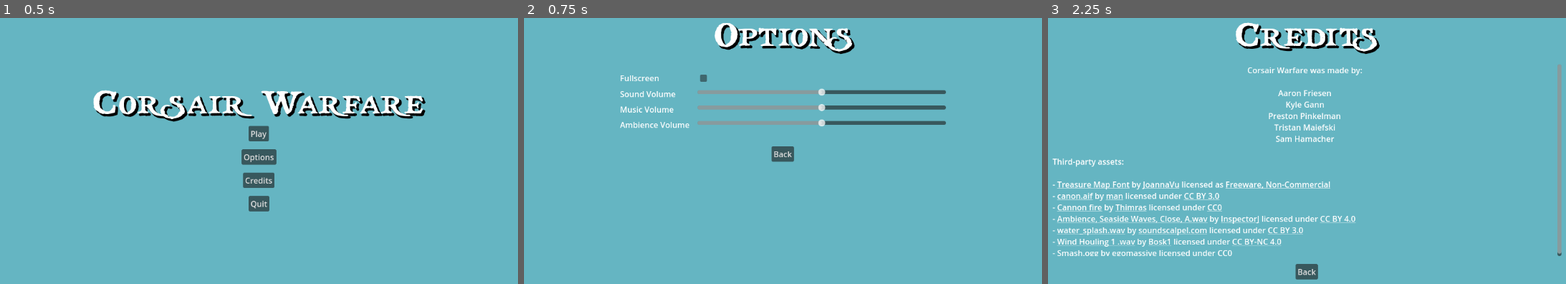
Above: before the commit, frames 1-3 (left to right).
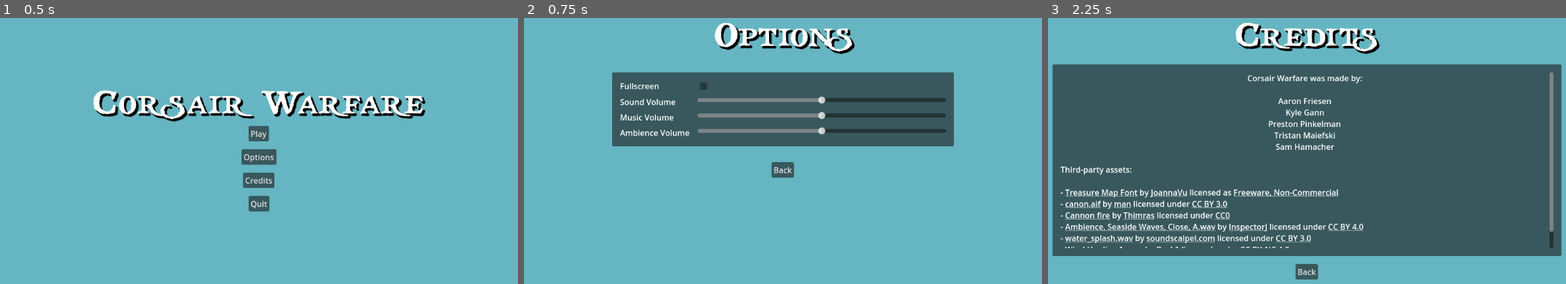
Above: after the commit, the same moments.

Repository: friedev/corsair-warfare
Game: Godot game, scene res://scenes/main.tscn
Two runs of this game, one before a commit and one after it. Both use one fixed random seed, a clock stepped at 60 frames per second and the inputs below. Sound files missing from this copy of the repository are replaced by a short silence.
Inputs:
- Up to frame 1 (0.5 s): no input
- Up to frame 2 (0.75 s): click "Options" at 0.5 s
- Up to frame 3 (2.25 s): click "Back" at 1.25 s; click "Credits" at 2 s

Frame 1 is identical in both runs. In frame 2, 18% of the frame differs, in the area x 17-83%, y 20-61%; in frame 3, 71%, in the area x 0-100%, y 17-90%.

Commit message:
Add panels behind menus

Diff:
--- a/scenes/menus/credits_menu.tscn
+++ b/scenes/menus/credits_menu.tscn
@@ -25,11 +25,22 @@
 text = "Credits"
 horizontal_alignment = 1
 
-[node name="ScrollContainer" type="ScrollContainer" parent="VBoxContainer"]
+[node name="PanelContainer" type="PanelContainer" parent="VBoxContainer"]
 layout_mode = 2
 size_flags_vertical = 3
 
-[node name="RichTextLabel" type="RichTextLabel" parent="VBoxContainer/ScrollContainer"]
+[node name="MarginContainer" type="MarginContainer" parent="VBoxContainer/PanelContainer"]
+layout_mode = 2
+theme_override_constants/margin_left = 16
+theme_override_constants/margin_top = 16
+theme_override_constants/margin_right = 16
+theme_override_constants/margin_bottom = 16
+
+[node name="ScrollContainer" type="ScrollContainer" parent="VBoxContainer/PanelContainer/MarginContainer"]
+layout_mode = 2
+size_flags_vertical = 3
+
+[node name="RichTextLabel" type="RichTextLabel" parent="VBoxContainer/PanelContainer/MarginContainer/ScrollContainer"]
 layout_mode = 2
 size_flags_horizontal = 3
 size_flags_vertical = 3
--- a/scenes/menus/customization_menu.tscn
+++ b/scenes/menus/customization_menu.tscn
@@ -1,7 +1,8 @@
-[gd_scene load_steps=3 format=3 uid="uid://by0ui2gqs1ir7"]
+[gd_scene load_steps=4 format=3 uid="uid://by0ui2gqs1ir7"]
 
 [ext_resource type="Script" path="res://scripts/menus/customization_menu.gd" id="1_i366w"]
 [ext_resource type="PackedScene" uid="uid://1gtcrev6yrg4" path="res://scenes/menus/customization_section.tscn" id="1_owfwi"]
+[ext_resource type="Theme" uid="uid://bo14ja623frqf" path="res://title_theme.tres" id="2_t00gu"]
 
 [node name="CustomizationMenu" type="MarginContainer"]
 anchors_preset = 15
@@ -19,35 +20,63 @@
 layout_mode = 2
 alignment = 1
 
+[node name="Label" type="Label" parent="VBoxContainer"]
+layout_mode = 2
+theme = ExtResource("2_t00gu")
+text = "Customize"
+horizontal_alignment = 1
+
 [node name="HBoxContainer" type="HBoxContainer" parent="VBoxContainer"]
 layout_mode = 2
 theme_override_constants/separation = 64
 
-[node name="VBoxContainer" type="VBoxContainer" parent="VBoxContainer/HBoxContainer"]
+[node name="PanelContainer" type="PanelContainer" parent="VBoxContainer/HBoxContainer"]
 layout_mode = 2
 size_flags_horizontal = 3
 
-[node name="PlayerLabel" type="Label" parent="VBoxContainer/HBoxContainer/VBoxContainer"]
+[node name="MarginContainer" type="MarginContainer" parent="VBoxContainer/HBoxContainer/PanelContainer"]
+layout_mode = 2
+theme_override_constants/margin_left = 16
+theme_override_constants/margin_top = 16
+theme_override_constants/margin_right = 16
+theme_override_constants/margin_bottom = 16
+
+[node name="VBoxContainer" type="VBoxContainer" parent="VBoxContainer/HBoxContainer/PanelContainer/MarginContainer"]
+layout_mode = 2
+size_flags_horizontal = 3
+
+[node name="PlayerLabel" type="Label" parent="VBoxContainer/HBoxContainer/PanelContainer/MarginContainer/VBoxContainer"]
 layout_mode = 2
 text = "Player 1"
 horizontal_alignment = 1
 
-[node name="CustomizationSection1" parent="VBoxContainer/HBoxContainer/VBoxContainer" instance=ExtResource("1_owfwi")]
+[node name="CustomizationSection1" parent="VBoxContainer/HBoxContainer/PanelContainer/MarginContainer/VBoxContainer" instance=ExtResource("1_owfwi")]
 unique_name_in_owner = true
 layout_mode = 2
 
-[node name="VBoxContainer2" type="VBoxContainer" parent="VBoxContainer/HBoxContainer"]
+[node name="PanelContainer2" type="PanelContainer" parent="VBoxContainer/HBoxContainer"]
 layout_mode = 2
 size_flags_horizontal = 3
 
-[node name="PlayerLabel" type="Label" parent="VBoxContainer/HBoxContainer/VBoxContainer2"]
+[node name="MarginContainer" type="MarginContainer" parent="VBoxContainer/HBoxContainer/PanelContainer2"]
+layout_mode = 2
+theme_override_constants/margin_left = 16
+theme_override_constants/margin_top = 16
+theme_override_constants/margin_right = 16
+theme_override_constants/margin_bottom = 16
+
+[node name="VBoxContainer2" type="VBoxContainer" parent="VBoxContainer/HBoxContainer/PanelContainer2/MarginContainer"]
+layout_mode = 2
+size_flags_horizontal = 3
+
+[node name="PlayerLabel" type="Label" parent="VBoxContainer/HBoxContainer/PanelContainer2/MarginContainer/VBoxContainer2"]
 layout_mode = 2
 text = "Player 2"
 horizontal_alignment = 1
 
-[node name="CustomizationSection2" parent="VBoxContainer/HBoxContainer/VBoxContainer2" instance=ExtResource("1_owfwi")]
+[node name="CustomizationSection2" parent="VBoxContainer/HBoxContainer/PanelContainer2/MarginContainer/VBoxContainer2" instance=ExtResource("1_owfwi")]
 unique_name_in_owner = true
 layout_mode = 2
 
-[connection signal="player_ready" from="VBoxContainer/HBoxContainer/VBoxContainer/CustomizationSection1" to="." method="_on_customization_section_1_player_ready"]
-[connection signal="player_ready" from="VBoxContainer/HBoxContainer/VBoxContainer2/CustomizationSection2" to="." method="_on_customization_section_2_player_ready"]
+[connection signal="player_ready" from="VBoxContainer/HBoxContainer/PanelContainer/MarginContainer/VBoxContainer/CustomizationSection1" to="." method="_on_customization_section_1_player_ready"]
+[connection signal="player_ready" from="VBoxContainer/HBoxContainer/PanelContainer2/MarginContainer/VBoxContainer2/CustomizationSection2" to="." method="_on_customization_section_2_player_ready"]
--- a/scenes/menus/main_menu.tscn
+++ b/scenes/menus/main_menu.tscn
@@ -25,32 +25,32 @@
 text = "Corsair Warfare"
 horizontal_alignment = 1
 
-[node name="HBoxContainer" type="VBoxContainer" parent="VBoxContainer"]
+[node name="VBoxContainer" type="VBoxContainer" parent="VBoxContainer"]
 layout_mode = 2
 theme_override_constants/separation = 16
 alignment = 1
 
-[node name="PlayButton" type="Button" parent="VBoxContainer/HBoxContainer"]
+[node name="PlayButton" type="Button" parent="VBoxContainer/VBoxContainer"]
 layout_mode = 2
 size_flags_horizontal = 4
 text = "Play"
 
-[node name="OptionsButton" type="Button" parent="VBoxContainer/HBoxContainer"]
+[node name="OptionsButton" type="Button" parent="VBoxContainer/VBoxContainer"]
 layout_mode = 2
 size_flags_horizontal = 4
 text = "Options"
 
-[node name="CreditsButton" type="Button" parent="VBoxContainer/HBoxContainer"]
+[node name="CreditsButton" type="Button" parent="VBoxContainer/VBoxContainer"]
 layout_mode = 2
 size_flags_horizontal = 4
 text = "Credits"
 
-[node name="QuitButton" type="Button" parent="VBoxContainer/HBoxContainer"]
+[node name="QuitButton" type="Button" parent="VBoxContainer/VBoxContainer"]
 layout_mode = 2
 size_flags_horizontal = 4
 text = "Quit"
 
-[connection signal="pressed" from="VBoxContainer/HBoxContainer/PlayButton" to="." method="_on_play_button_pressed"]
-[connection signal="pressed" from="VBoxContainer/HBoxContainer/OptionsButton" to="." method="_on_options_button_pressed"]
-[connection signal="pressed" from="VBoxContainer/HBoxContainer/CreditsButton" to="." method="_on_credits_button_pressed"]
-[connection signal="pressed" from="VBoxContainer/HBoxContainer/QuitButton" to="." method="_on_quit_button_pressed"]
+[connection signal="pressed" from="VBoxContainer/VBoxContainer/PlayButton" to="." method="_on_play_button_pressed"]
+[connection signal="pressed" from="VBoxContainer/VBoxContainer/OptionsButton" to="." method="_on_options_button_pressed"]
+[connection signal="pressed" from="VBoxContainer/VBoxContainer/CreditsButton" to="." method="_on_credits_button_pressed"]
+[connection signal="pressed" from="VBoxContainer/VBoxContainer/QuitButton" to="." method="_on_quit_button_pressed"]
--- a/scenes/menus/options_menu.tscn
+++ b/scenes/menus/options_menu.tscn
@@ -25,47 +25,61 @@
 text = "Options"
 horizontal_alignment = 1
 
-[node name="GridContainer" type="GridContainer" parent="VBoxContainer"]
+[node name="PanelContainer" type="PanelContainer" parent="VBoxContainer"]
+layout_mode = 2
+size_flags_horizontal = 4
+
+[node name="MarginContainer" type="MarginContainer" parent="VBoxContainer/PanelContainer"]
+layout_mode = 2
+theme_override_constants/margin_left = 16
+theme_override_constants/margin_top = 16
+theme_override_constants/margin_right = 16
+theme_override_constants/margin_bottom = 16
+
+[node name="VBoxContainer" type="VBoxContainer" parent="VBoxContainer/PanelContainer/MarginContainer"]
+layout_mode = 2
+
+[node name="GridContainer" type="GridContainer" parent="VBoxContainer/PanelContainer/MarginContainer/VBoxContainer"]
 layout_mode = 2
 size_flags_horizontal = 4
 theme_override_constants/h_separation = 16
 theme_override_constants/v_separation = 8
 columns = 2
 
-[node name="FullscreenLabel" type="Label" parent="VBoxContainer/GridContainer"]
+[node name="FullscreenLabel" type="Label" parent="VBoxContainer/PanelContainer/MarginContainer/VBoxContainer/GridContainer"]
 layout_mode = 2
 text = "Fullscreen"
 
-[node name="FullscreenCheckBox" type="CheckBox" parent="VBoxContainer/GridContainer"]
+[node name="FullscreenCheckBox" type="CheckBox" parent="VBoxContainer/PanelContainer/MarginContainer/VBoxContainer/GridContainer"]
 layout_mode = 2
 
-[node name="SoundLabel" type="Label" parent="VBoxContainer/GridContainer"]
+[node name="SoundLabel" type="Label" parent="VBoxContainer/PanelContainer/MarginContainer/VBoxContainer/GridContainer"]
 layout_mode = 2
 text = "Sound Volume"
 
-[node name="SoundSlider" type="HSlider" parent="VBoxContainer/GridContainer"]
+[node name="SoundSlider" type="HSlider" parent="VBoxContainer/PanelContainer/MarginContainer/VBoxContainer/GridContainer"]
 custom_minimum_size = Vector2(500, 0)
 layout_mode = 2
 size_flags_horizontal = 3
 max_value = 10.0
 value = 5.0
 
-[node name="MusicLabel" type="Label" parent="VBoxContainer/GridContainer"]
+[node name="MusicLabel" type="Label" parent="VBoxContainer/PanelContainer/MarginContainer/VBoxContainer/GridContainer"]
 layout_mode = 2
 text = "Music Volume"
 
-[node name="MusicSlider" type="HSlider" parent="VBoxContainer/GridContainer"]
+[node name="MusicSlider" type="HSlider" parent="VBoxContainer/PanelContainer/MarginContainer/VBoxContainer/GridContainer"]
 custom_minimum_size = Vector2(500, 0)
 layout_mode = 2
 size_flags_horizontal = 3
 max_value = 10.0
 value = 5.0
 
-[node name="AmbienceLabel" type="Label" parent="VBoxContainer/GridContainer"]
+[node name="AmbienceLabel" type="Label" parent="VBoxContainer/PanelContainer/MarginContainer/VBoxContainer/GridContainer"]
 layout_mode = 2
 text = "Ambience Volume"
 
-[node name="AmbienceSlider" type="HSlider" parent="VBoxContainer/GridContainer"]
+[node name="AmbienceSlider" type="HSlider" parent="VBoxContainer/PanelContainer/MarginContainer/VBoxContainer/GridContainer"]
 custom_minimum_size = Vector2(500, 0)
 layout_mode = 2
 size_flags_horizontal = 3
@@ -77,8 +91,8 @@
 size_flags_horizontal = 4
 text = "Back"
 
-[connection signal="toggled" from="VBoxContainer/GridContainer/FullscreenCheckBox" to="." method="_on_fullscreen_check_box_toggled"]
-[connection signal="value_changed" from="VBoxContainer/GridContainer/SoundSlider" to="." method="_on_sound_slider_value_changed"]
-[connection signal="value_changed" from="VBoxContainer/GridContainer/MusicSlider" to="." method="_on_music_slider_value_changed"]
-[connection signal="value_changed" from="VBoxContainer/GridContainer/AmbienceSlider" to="." method="_on_ambience_slider_value_changed"]
+[connection signal="toggled" from="VBoxContainer/PanelContainer/MarginContainer/VBoxContainer/GridContainer/FullscreenCheckBox" to="." method="_on_fullscreen_check_box_toggled"]
+[connection signal="value_changed" from="VBoxContainer/PanelContainer/MarginContainer/VBoxContainer/GridContainer/SoundSlider" to="." method="_on_sound_slider_value_changed"]
+[connection signal="value_changed" from="VBoxContainer/PanelContainer/MarginContainer/VBoxContainer/GridContainer/MusicSlider" to="." method="_on_music_slider_value_changed"]
+[connection signal="value_changed" from="VBoxContainer/PanelContainer/MarginContainer/VBoxContainer/GridContainer/AmbienceSlider" to="." method="_on_ambience_slider_value_changed"]
 [connection signal="pressed" from="VBoxContainer/BackButton" to="." method="_on_back_button_pressed"]
